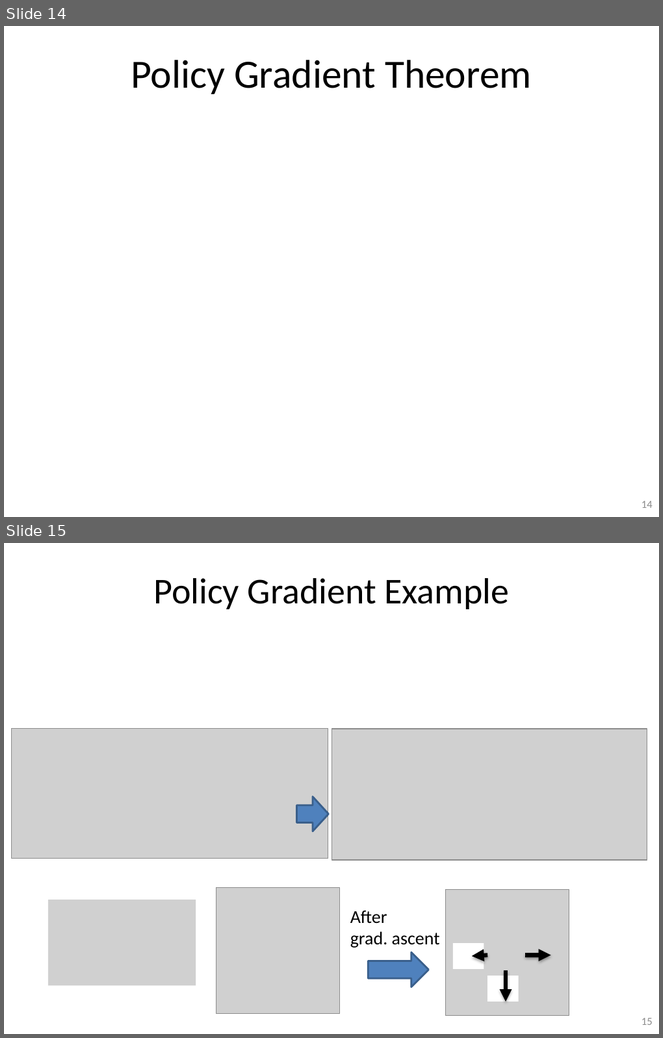
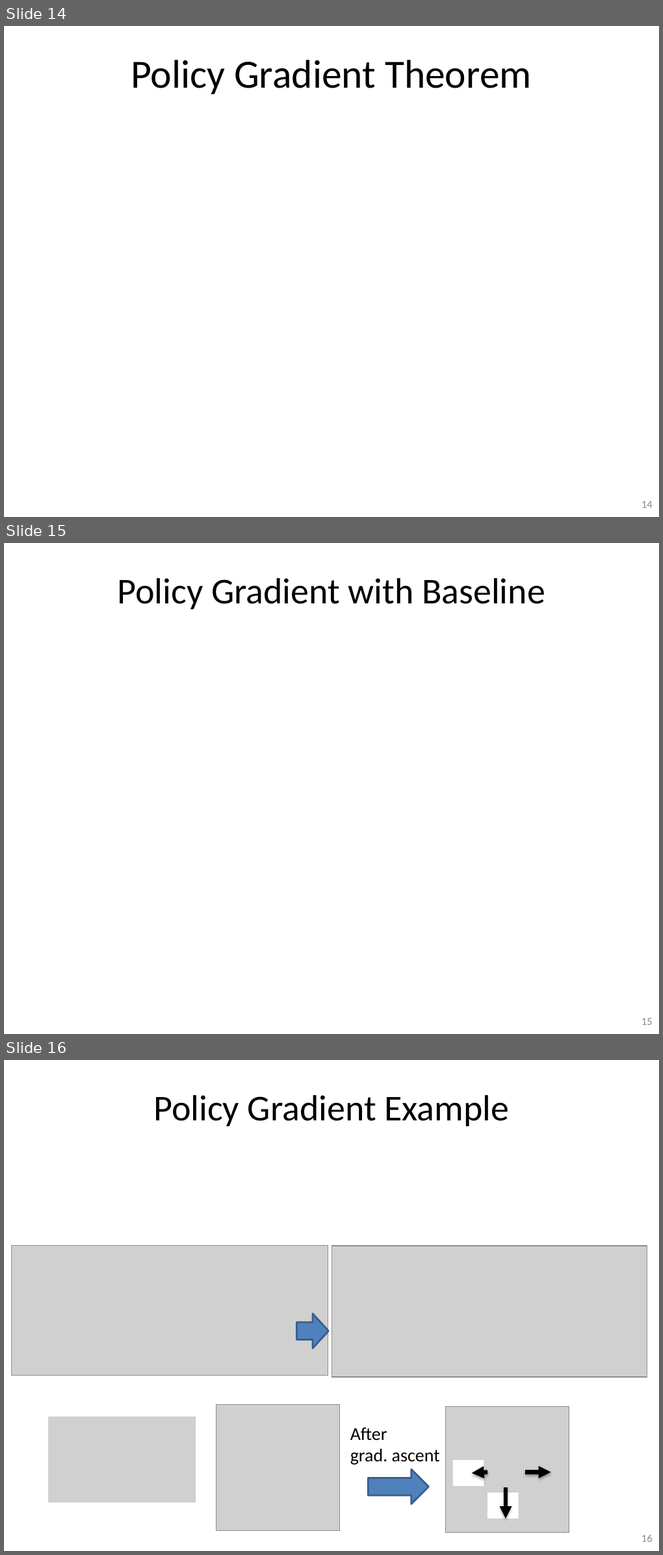
Before and after one commit to guzonghua/saav, a slide deck: PPTs/L7.3 Policy-based RL.pptx. Shown one above the other, each under a label of ours: slides 14 and 15 before the commit, slides 14, 15 and 16 after it. The pictures are 663x1038 and 663x1555 pixels, drawn with LibreOffice and Linux fonts; fonts in the diff are those of the drawing; grey boxes stand for pictures. Boxes give left, top, right and bottom in pixels: in the first picture for what was removed or moved away, otherwise in the second. Text is boxed around its words. In the diff, an @@ line names an element or a change of style, - is before the commit and + after.

```diff
--- a/PPTs/L7.3 Policy-based RL.pptx
+++ b/PPTs/L7.3 Policy-based RL.pptx
@@ slide 15 added at [4, 543, 659, 1034], background #FFFFFF; not listed: 1 template element that a slide beside it also shows @@
@@ title added at [118, 578, 545, 609], 40 pt, text #000000 @@
+Policy Gradient with Baseline
@@ what was slide 15 is now slide 16 @@
@@ page number at [642, 1535, 653, 1542]: text changed @@
-15
+16
```
Also in this commit, not shown: 1 other slide added, 5 other files.
